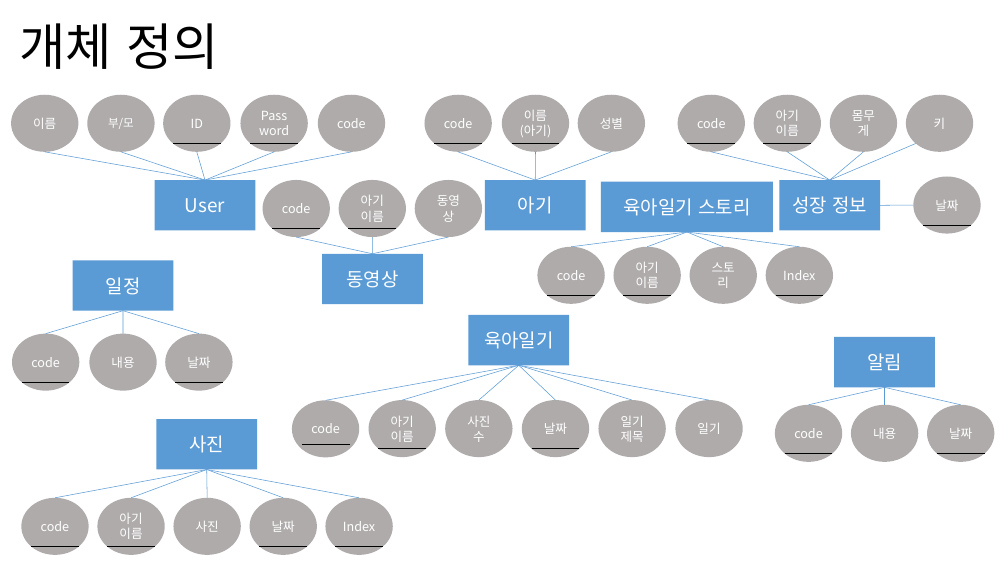
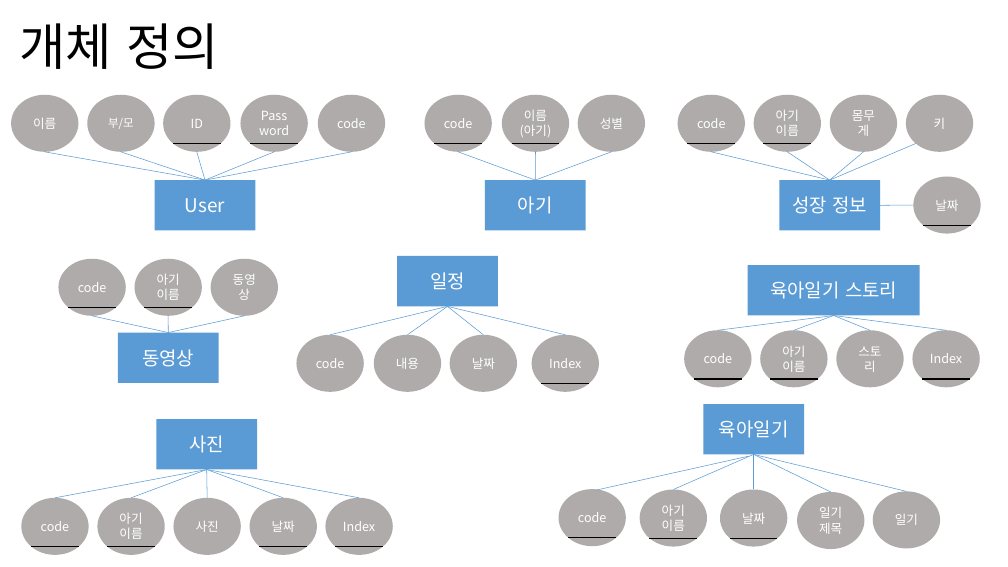
Before and after one commit to rodamin/Baby_Book, a slide deck: slide 1 of document/ERD.pptx. Drawn at 1008x567 pixels with LibreOffice and Linux fonts; fonts in the diff are those of the drawing. Boxes give left, top, right and bottom in pixels: in the first picture for what was removed or moved away, otherwise in the second. Text is boxed around its words. In the diff, an @@ line names an element or a change of style, - is before the commit and + after.

```diff
--- a/document/ERD.pptx
+++ b/document/ERD.pptx
@@ rectangle "일정": place and size @@
-rectangle "일정" at <box>73,260,173,311</box>
+rectangle "일정" at <box>397,256,498,307</box>
@@ 5 lines, 3 ellipses, 1 rectangle: place and size @@
-5 lines, 3 ellipses, 1 rectangle at <box>262,180,482,305</box>
+5 lines, 3 ellipses, 1 rectangle at <box>58,259,278,383</box>
@@ line moved from (123, 311) - (45, 333) to (448, 306) - (330, 335) @@
@@ line moved from (123, 311) - (123, 333) to (448, 306) - (408, 335) @@
@@ line moved from (123, 311) - (199, 333) to (448, 306) - (483, 335) @@
@@ line moved from (519, 365) - (479, 400) to (448, 306) - (566, 335) @@
@@ 7 lines, 3 ellipses, 1 rectangle: place and size @@
-7 lines, 3 ellipses, 1 rectangle at <box>538,181,833,304</box>
+7 lines, 3 ellipses, 1 rectangle at <box>684,265,980,388</box>
@@ 3 ellipses: place and size @@
-3 ellipses at <box>12,333,233,391</box>
+3 ellipses at <box>296,335,517,392</box>
@@ ellipse added at <box>532,335,599,392</box>, fill #AFABAB, 12 pt, text #FFFFFF @@
+Index
@@ ellipse "아기 이름": place and size @@
-ellipse "아기 이름" at <box>613,247,681,304</box>
+ellipse "아기 이름" at <box>761,330,828,388</box>
@@ rectangle removed at <box>834,337,935,388</box> @@
-알림
@@ line removed from (175, 383) to (223, 383) @@
@@ line moved from (22, 383) - (70, 383) to (541, 383) - (589, 383) @@
@@ line removed from (885, 387) to (809, 405) @@
@@ line removed from (885, 387) to (885, 405) @@
@@ line removed from (885, 387) to (961, 405) @@
@@ ellipse removed at <box>445,400,513,457</box> @@
-사진 수
@@ rectangle "육아일기": place and size @@
-rectangle "육아일기" at <box>469,315,569,366</box>
+rectangle "육아일기" at <box>703,404,804,454</box>
@@ ellipse removed at <box>775,405,842,462</box> @@
-code
@@ ellipse removed at <box>851,405,919,462</box> @@
-내용
@@ ellipse removed at <box>927,405,994,462</box> @@
-날짜
@@ line moved from (519, 365) - (326, 401) to (749, 456) - (596, 490) @@
@@ line moved from (519, 365) - (402, 400) to (754, 454) - (674, 490) @@
@@ line moved from (519, 365) - (709, 400) to (754, 454) - (907, 492) @@
@@ line moved from (519, 365) - (632, 400) to (754, 454) - (831, 492) @@
@@ line moved from (519, 365) - (556, 400) to (754, 454) - (754, 490) @@
@@ line removed from (785, 454) to (833, 454) @@
@@ line removed from (937, 454) to (985, 454) @@
@@ ellipse "code": place and size @@
-ellipse "code" at <box>292,401,359,458</box>
+ellipse "code" at <box>559,489,626,547</box>
@@ ellipse "아기 이름": place and size @@
-ellipse "아기 이름" at <box>368,400,436,457</box>
+ellipse "아기 이름" at <box>640,490,707,547</box>
@@ line moved from (302, 444) - (350, 444) to (569, 538) - (616, 538) @@
@@ line moved from (379, 449) - (426, 449) to (650, 538) - (697, 538) @@
@@ 3 ellipses, 1 line: place and size @@
-3 ellipses, 1 line at <box>522,400,743,457</box>
+3 ellipses, 1 line at <box>720,490,940,550</box>
```
Also in this commit, not shown: 42 other files.
